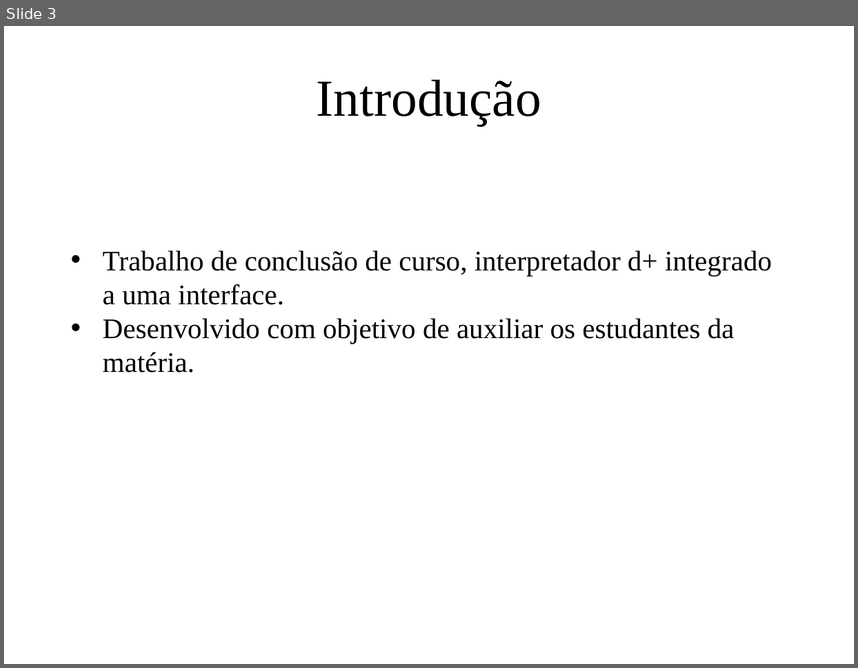
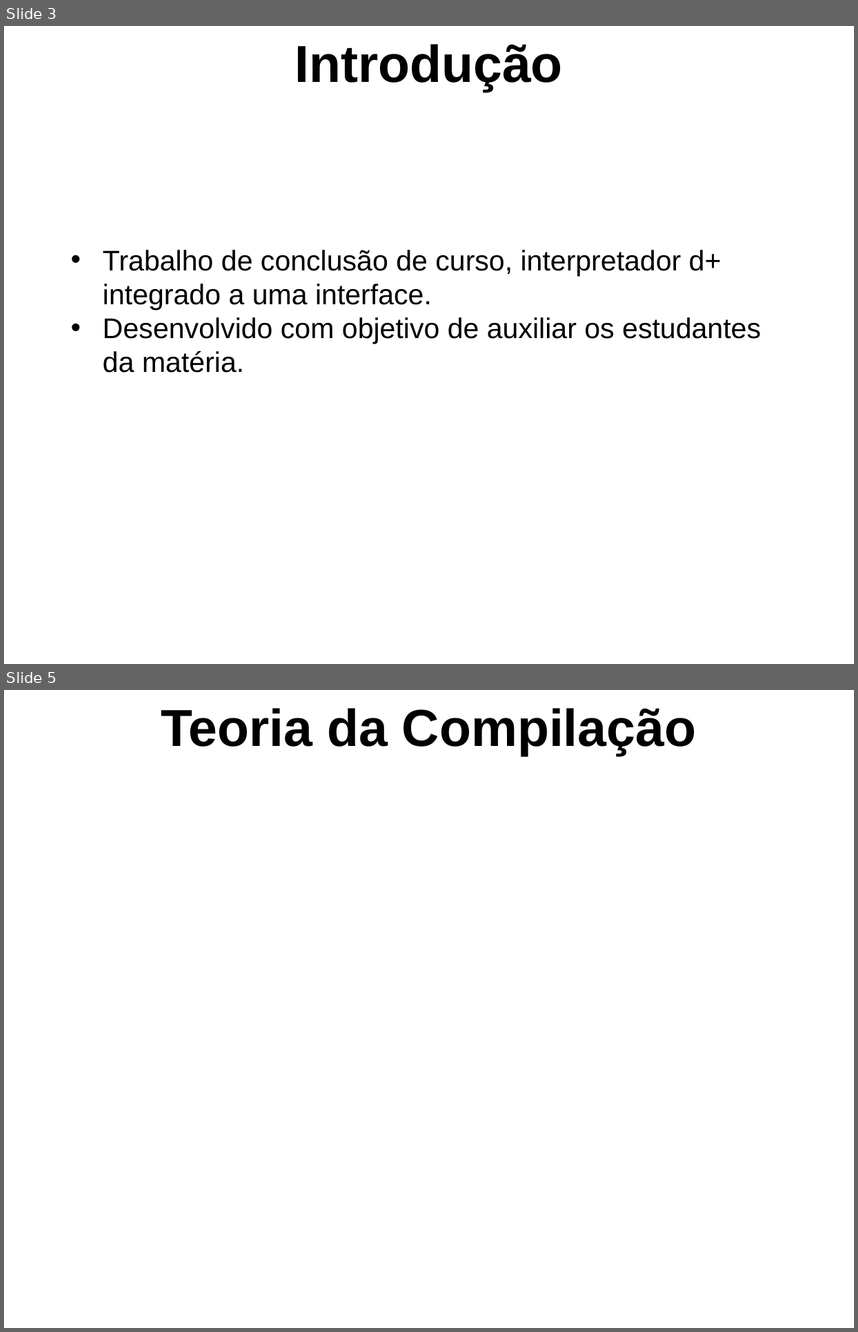
Before and after one commit to GabrielPRDF/TCC_Interpretador, a slide deck: Documentos/ApresentacaoTCC.ppt. Shown one above the other, each under a label of ours: slide 3 before the commit, slides 3 and 5 after it; the slides between them are not shown. The pictures are 858x668 and 858x1332 pixels, drawn with LibreOffice and Linux fonts; fonts in the diff are those of the drawing; background and template pictures are left out. Boxes give left, top, right and bottom in pixels: in the first picture for what was removed or moved away, otherwise in the second. Text is boxed around its words. In the diff, an @@ line names an element or a change of style, - is before the commit and + after.

```diff
--- a/Documentos/ApresentacaoTCC.ppt
+++ b/Documentos/ApresentacaoTCC.ppt
@@ slide 5 added at (x1=4, y1=690, x2=854, y2=1328), background picture (left out) @@
@@ text added at (x1=161, y1=708, x2=696, y2=756), 44 pt, text #000000, bold @@
+Teoria da Compilação
@@ slide 3 changed as well @@
@@ text "Introdução" moved from (x1=317, y1=79, x2=542, y2=126) to (x1=294, y1=44, x2=563, y2=92) @@
@@ text "Introdução" at (x1=294, y1=44, x2=563, y2=92): font Times New Roman to Arial, bold on @@
@@ text "Trabalho de conclusão de curso, ..." at (x1=103, y1=250, x2=761, y2=372): font Times New Roman to Arial @@
```
Also in this commit, not shown: 6 other slides changed, 10 other slides added, 3 slides removed, 6 other files.
